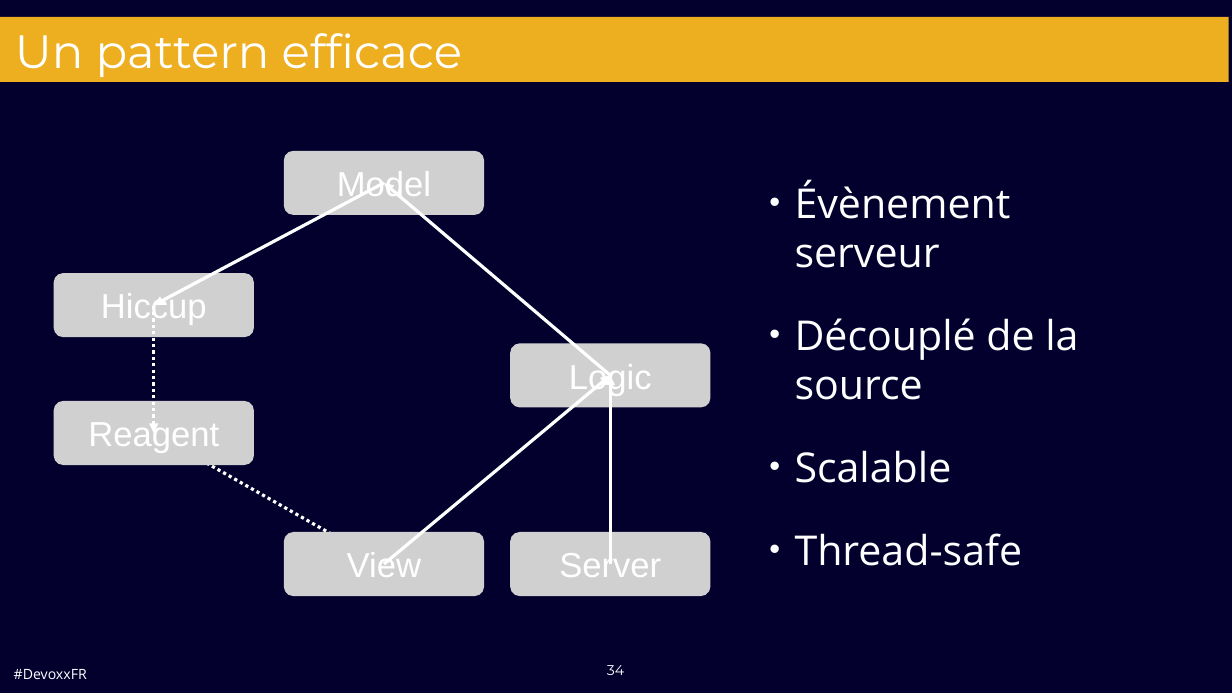
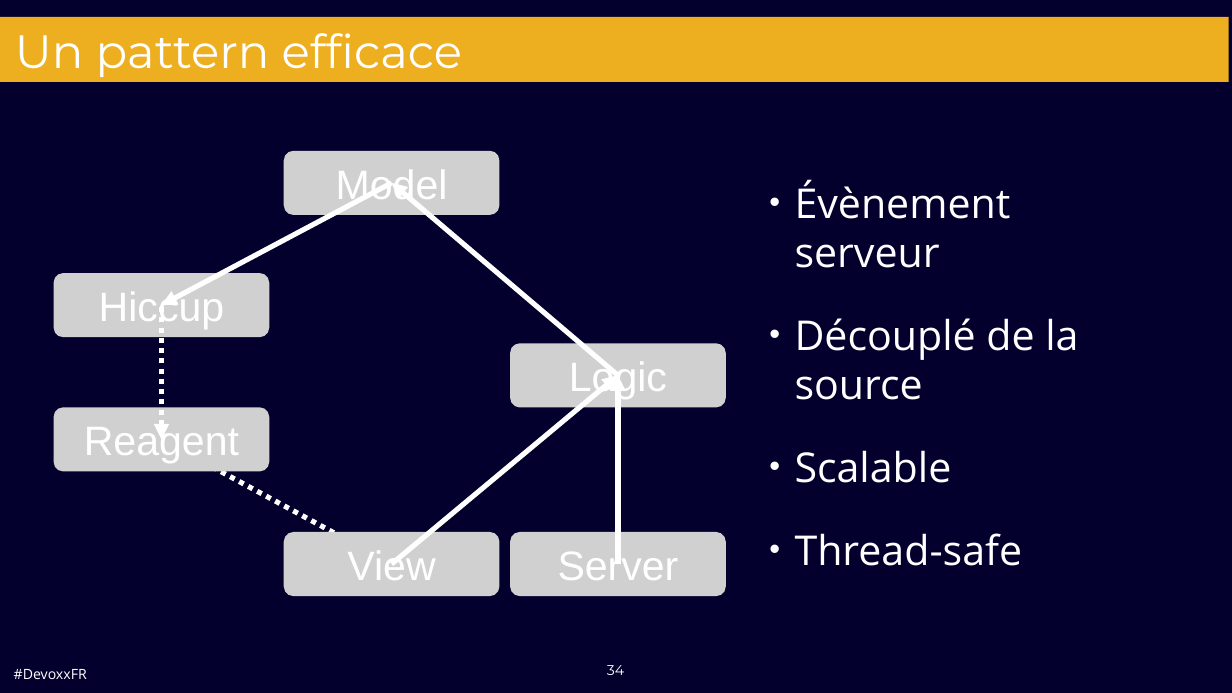
Before and after one commit to QuentinDuval/TicTacToeDevoxx, a slide deck: slide 34 of TicTacToe.pptx. Drawn at 1232x693 pixels with LibreOffice and Linux fonts; fonts in the diff are those of the drawing; grey boxes stand for pictures; background and template pictures are left out. Boxes give left, top, right and bottom in pixels: in the first picture for what was removed or moved away, otherwise in the second. Text is boxed around its words. In the diff, an @@ line names an element or a change of style, - is before the commit and + after.

```diff
--- a/TicTacToe.pptx
+++ b/TicTacToe.pptx
@@ picture "Model": place and size @@
-picture "Model" at [284, 151, 484, 215]
+picture "Model" at [284, 151, 499, 215]
@@ arrow moved from (154, 305) - (384, 183) to (161, 305) - (392, 183) @@
@@ arrow (161, 305) - (392, 183): stroke #FFFFFF 5 pt to #FFFFFF 8 pt @@
@@ arrow (392, 183) - (618, 375): stroke #FFFFFF 5 pt to #FFFFFF 8 pt @@
@@ picture "Hiccup": place and size @@
-picture "Hiccup" at [54, 273, 254, 337]
+picture "Hiccup" at [54, 273, 269, 337]
@@ arrow moved from (154, 433) - (154, 305) to (161, 439) - (161, 305) @@
@@ arrow (161, 439) - (161, 305): stroke #FFFFFF 5 pt dashed to #FFFFFF 8 pt dashed @@
@@ picture "Logic": place and size @@
-picture "Logic" at [510, 343, 710, 407]
+picture "Logic" at [510, 343, 726, 407]
@@ arrow (392, 564) - (618, 375): stroke #FFFFFF 5 pt to #FFFFFF 8 pt @@
@@ 3 arrows: place and size @@
-3 arrows at [384, 183, 610, 564]
+3 arrows at [392, 183, 618, 564]
@@ arrow (618, 564) - (618, 375): stroke #FFFFFF 5 pt to #FFFFFF 8 pt @@
@@ size 54 to 64 pt in 6 elements at [284, 532, 499, 596], [284, 151, 499, 215], [54, 273, 269, 337], [510, 343, 726, 407], [510, 532, 726, 596], [54, 407, 269, 472] @@
@@ picture "Reagent": place and size @@
-picture "Reagent" at [54, 401, 254, 465]
+picture "Reagent" at [54, 407, 269, 472]
@@ arrow moved from (384, 564) - (154, 433) to (392, 564) - (161, 439) @@
@@ arrow (392, 564) - (161, 439): stroke #FFFFFF 5 pt dashed to #FFFFFF 8 pt dashed @@
@@ picture "View": place and size @@
-picture "View" at [284, 532, 484, 596]
+picture "View" at [284, 532, 499, 596]
@@ picture "Server": place and size @@
-picture "Server" at [510, 532, 710, 596]
+picture "Server" at [510, 532, 726, 596]
```
Also in this commit, not shown: 7 other slides changed, 1 slide added, 1 other file.
